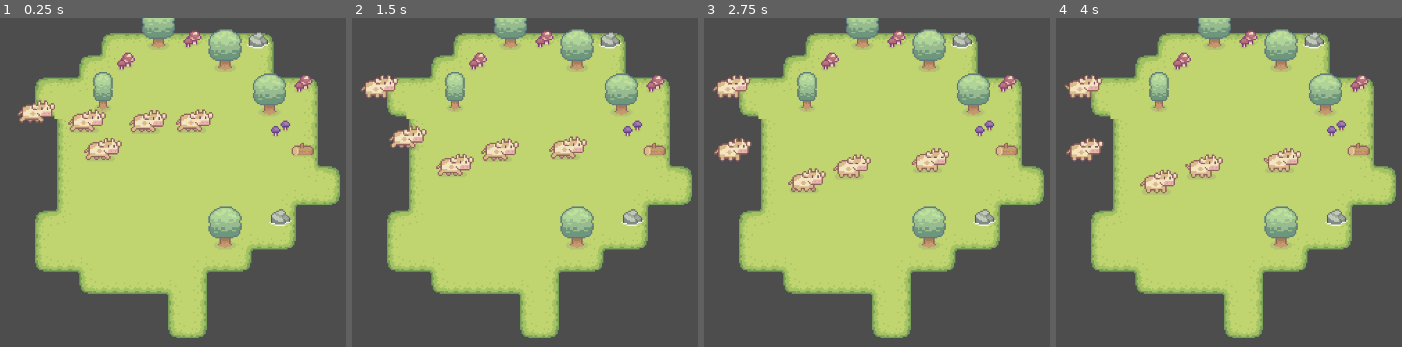
Above: before the commit, frames 1-4 (left to right).
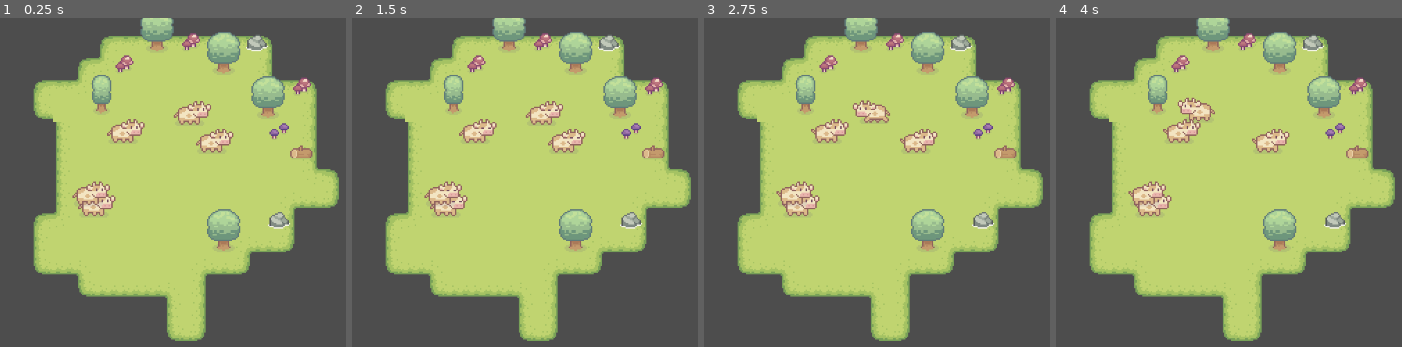
Above: after the commit, the same moments.

Repository: hugnata/Cowid24
Game: Godot game, scene res://scenes/gamu.tscn
The game is run twice, just before and just after one commit, with the same random seed, the same clock (stepped at 60 frames per second) and the same inputs.
Inputs (mouse positions are in pixels of both pictures, inside the frame that each line leads up to):
- Up to frame 1 (0.25 s): no input
- Up to frame 2 (1.5 s): move the mouse to (outside the picture) at 0.52 s; click (outside the picture) at 0.67 s; drag from (410, 264) to (538, 162) at 1.27 s
- Up to frame 3 (2.75 s): move the mouse to (1005, 143) at 2.02 s; click (1005, 143) at 2.17 s
- Up to frame 4 (4 s): drag from (1235, 333) to (outside the picture) at 2.77 s; move the mouse to (outside the picture) at 3.52 s; click (outside the picture) at 3.67 s

The runs differ from the first frame. In frame 1, 13% of the frame differs, in the area x 5-99%, y 0-99%; in frame 2, 13%; in frame 3, 13%, in the area x 2-99%, y 0-99%; in frame 4, 13%.

Commit message:
Mouvemzent et collision des vavaches also je leur done un enclos

Diff:
--- a/scenes/gamu.tscn
+++ b/scenes/gamu.tscn
@@ -5,13 +5,13 @@
 [ext_resource type="Script" path="res://scripts/cow_manager.gd" id="4_c7aa1"]
 
 [sub_resource type="RectangleShape2D" id="RectangleShape2D_xrk8v"]
-size = Vector2(184.25, 44.75)
+size = Vector2(168.25, 114)
 
 [node name="gamu" type="Node2D"]
 script = ExtResource("1_hrvy0")
 
 [node name="Map" parent="." instance=ExtResource("3_jycyd")]
-position = Vector2(260, 167)
+position = Vector2(259, 169)
 
 [node name="Camera2D" type="Camera2D" parent="."]
 position = Vector2(288, 162)
@@ -20,7 +20,7 @@
 [node name="Cow Pen" type="Area2D" parent="."]
 
 [node name="CollisionShape2D" type="CollisionShape2D" parent="Cow Pen"]
-position = Vector2(263.875, 105)
+position = Vector2(255.875, 104)
 shape = SubResource("RectangleShape2D_xrk8v")
 
 [node name="Cow Manager" type="Node" parent="." node_paths=PackedStringArray("spawning_area", "cows_node")]
--- a/scenes/vache.gd
+++ b/scenes/vache.gd
@@ -1,6 +1,7 @@
 extends CharacterBody2D
 
 @onready var rng = RandomNumberGenerator.new()
+
 
 enum MovingState{STATIC,MOVING}
 
@@ -9,22 +10,23 @@
 
 #Member variables
 var m_time_until_next_move: float = 0
-var m_moving_state:MovingState=MovingState.STATIC
-
+var m_moving_state:MovingState=MovingState.MOVING
+@export var enclos: CollisionShape2D
 
 # Called when the node enters the scene tree for the first time.
 func _ready() -> void:
-	$VacheSprite/VachAnimation.play("idle")
+	$VacheSprite/VachAnimation.play("moving")
 	velocity = Vector2.ZERO
 
-# Called every frame. 'delta' is the elapsed time since the previous frame.
-func _process(delta: float) -> void:
 
+func _physics_process(delta: float) -> void:
 	m_time_until_next_move-=delta
 	if m_time_until_next_move<=0:
 		change_moving_state()
 
-	move_and_slide()
+
+	if move_and_slide():
+		change_moving_state()
 
 func change_moving_state():
 	match m_moving_state:
@@ -33,6 +35,7 @@
 			m_time_until_next_move=rng.randf_range(1,3)
 			$VacheSprite/VachAnimation.play("moving")
 			velocity=Vector2(rng.randf_range(-1,1),rng.randf_range(-1,1)).normalized()*SPEED
+			$VacheSprite.flip_h=velocity.x<=0
 		MovingState.MOVING:
 			m_moving_state=MovingState.STATIC
 			m_time_until_next_move=rng.randf_range(1,11)
--- a/scenes/vache.tscn
+++ b/scenes/vache.tscn
@@ -59,14 +59,16 @@
 }
 
 [sub_resource type="RectangleShape2D" id="RectangleShape2D_q8sbs"]
-size = Vector2(29, 20)
+size = Vector2(29, 19)
 
 [node name="Vache" type="CharacterBody2D"]
 position = Vector2(30, 37)
+collision_mask = 2
+safe_margin = 0.05
 script = ExtResource("2_sjswn")
 
 [node name="VacheSprite" type="Sprite2D" parent="."]
-position = Vector2(-26, -38)
+position = Vector2(0, -6)
 texture = ExtResource("1_2eh31")
 hframes = 3
 vframes = 2
@@ -78,5 +80,5 @@
 }
 
 [node name="CollisionShape2D" type="CollisionShape2D" parent="."]
-position = Vector2(-26, -34)
+position = Vector2(0, -1.5)
 shape = SubResource("RectangleShape2D_q8sbs")
--- a/scripts/cow_manager.gd
+++ b/scripts/cow_manager.gd
@@ -28,4 +28,5 @@
 	var y = randi_range(position.y+COW_SIZE,position.y + size.y  - COW_SIZE)
 	var cow: Node2D = cow_scene.instantiate()
 	cow.set_global_position(Vector2(x,y))
+	cow.enclos=spawning_area
 	cows_node.add_child(cow)
